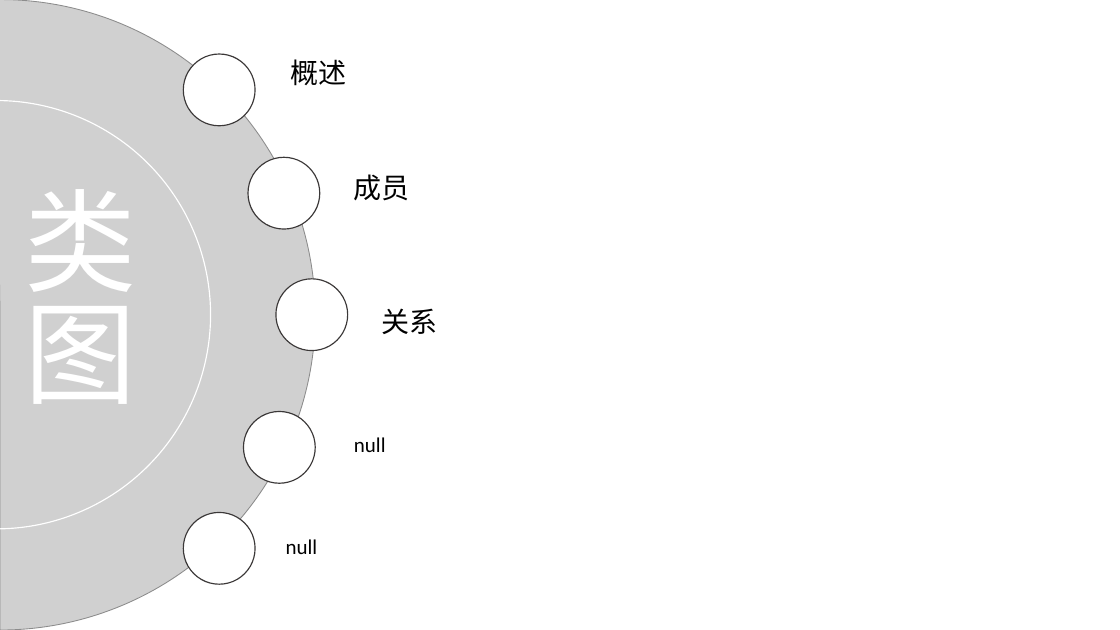
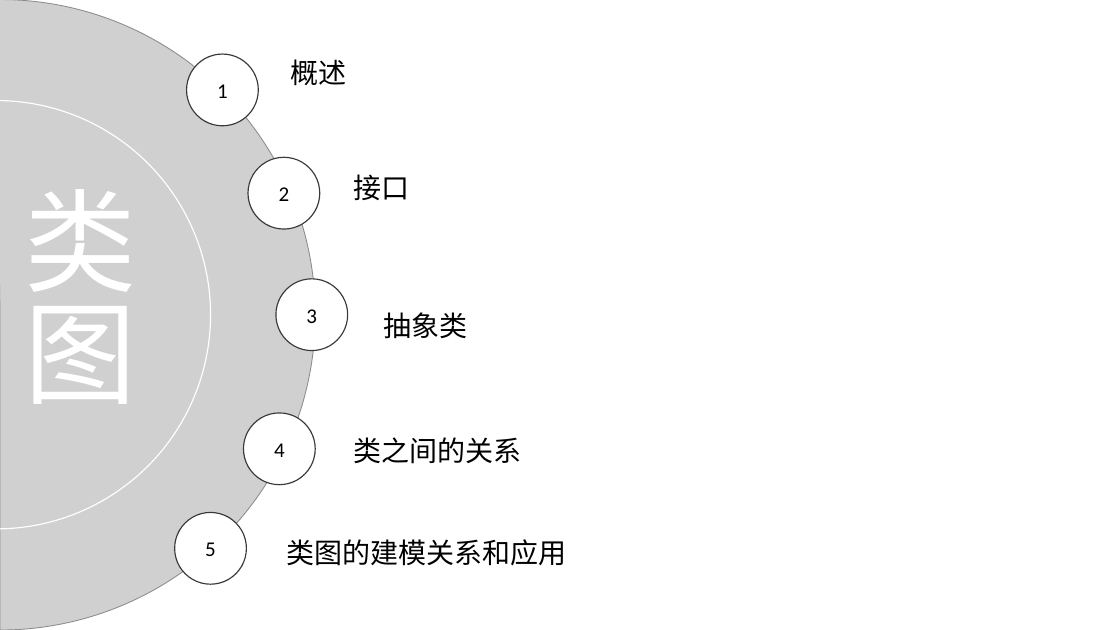
Before and after one commit to PRD2018-G03/PRD2018-G03-SoftwareEngineeringProject, a slide deck: slide 3 of 非受控文档/5_骆佳俊/深蓝低调稳重商务PPT模板-类图骆佳俊部分.pptx. Drawn at 1120x630 pixels with LibreOffice and Linux fonts; fonts in the diff are those of the drawing; grey boxes stand for pictures. Boxes give left, top, right and bottom in pixels: in the first picture for what was removed or moved away, otherwise in the second. Text is boxed around its words. In the diff, an @@ line names an element or a change of style, - is before the commit and + after.

```diff
--- a/非受控文档/5_骆佳俊/深蓝低调稳重商务PPT模板-类图骆佳俊部分.pptx
+++ b/非受控文档/5_骆佳俊/深蓝低调稳重商务PPT模板-类图骆佳俊部分.pptx
@@ ellipse "1": place and size @@
-ellipse "1" at [183, 54, 255, 125]
+ellipse "1" at [187, 54, 258, 125]
@@ text in ellipse at [217, 84, 228, 98]: text added @@
+1
@@ text at [354, 174, 410, 200]: text changed @@
-成员
+接口
@@ text in ellipse at [279, 187, 290, 201]: text added @@
+2
@@ text in ellipse at [306, 309, 317, 323]: text added @@
+3
@@ text at [383, 312, 467, 339]: text changed @@
-关系
+抽象类
@@ text in ellipse at [274, 443, 285, 457]: text added @@
+4
@@ text at [354, 437, 522, 464]: text changed; size 18 to 24 pt @@
-null
+类之间的关系
@@ ellipse "5": place and size @@
-ellipse "5" at [183, 513, 255, 584]
+ellipse "5" at [175, 513, 246, 584]
@@ text at [286, 539, 566, 566]: text changed; size 18 to 24 pt @@
-null
+类图的建模关系和应用
@@ text in ellipse at [205, 542, 216, 556]: text added @@
+5
```
Also in this commit, not shown: 4 other slides changed, 12 slides added, 4 slides removed.
